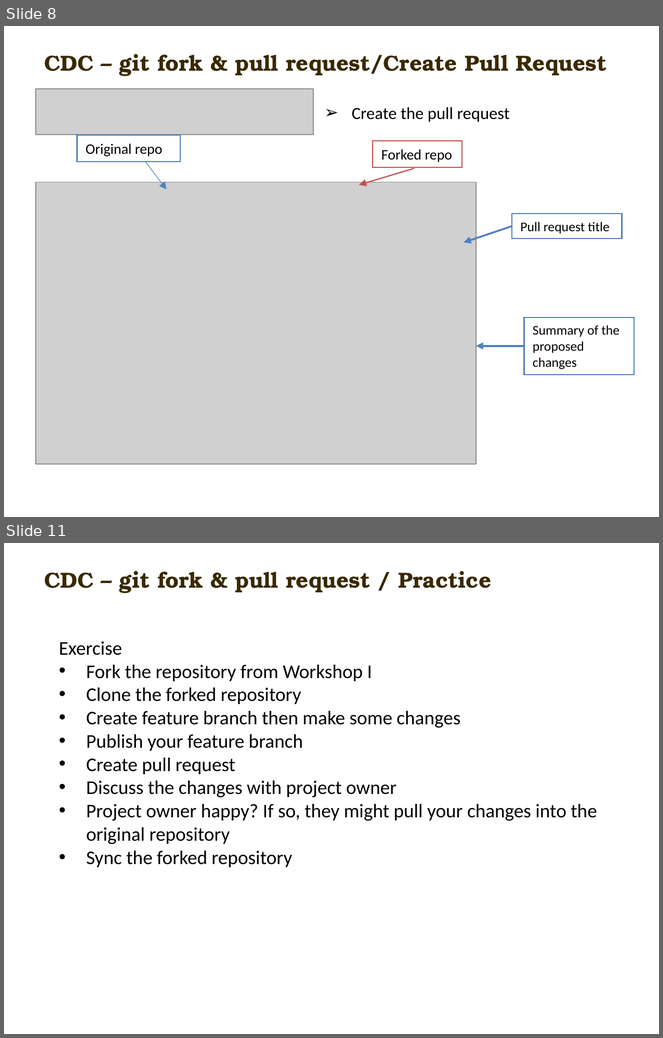
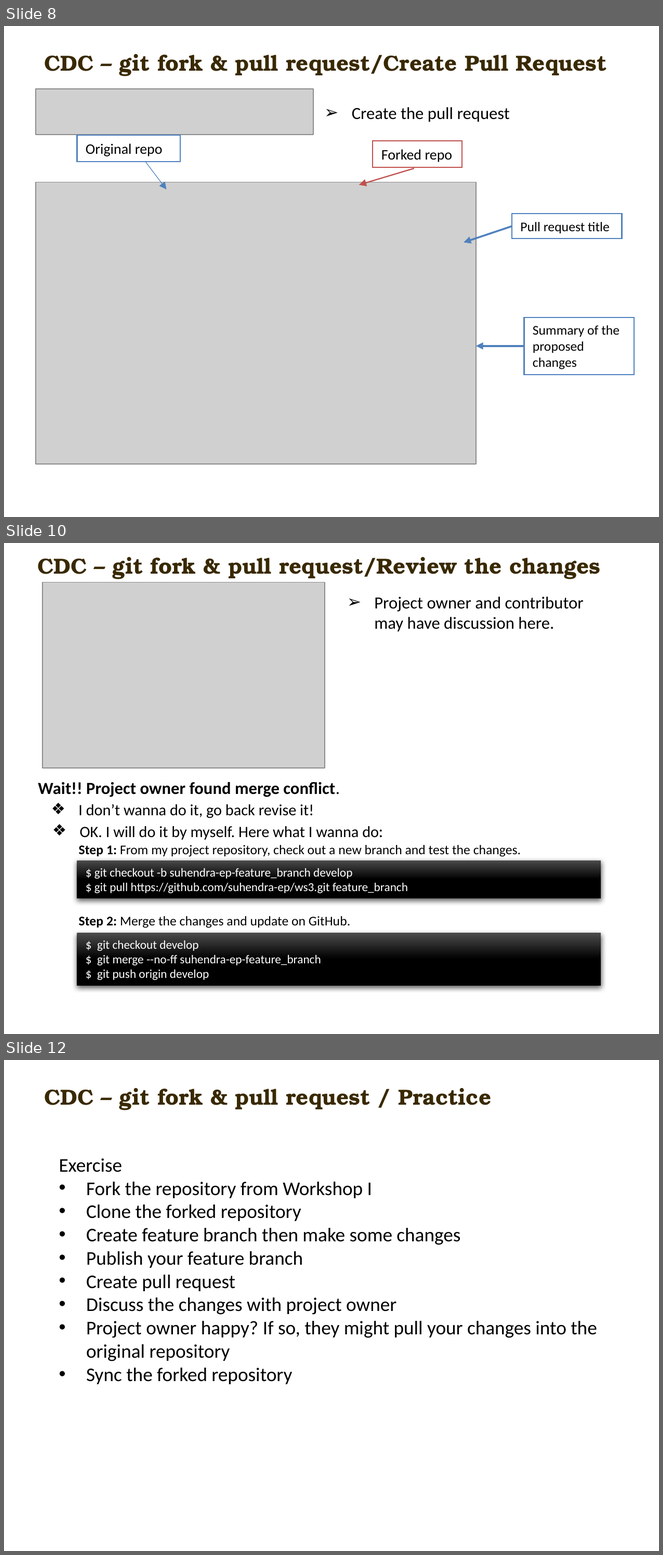
Before and after one commit to carlmitrais/wisdom, a slide deck: cdc_git_ws3.pptx. Shown one above the other, each under a label of ours: slides 8 and 11 before the commit, slides 8, 10 and 12 after it; the slides between them are not shown. The pictures are 663x1038 and 663x1555 pixels, drawn with LibreOffice and Linux fonts; fonts in the diff are those of the drawing; grey boxes stand for pictures; background and template pictures are left out. Boxes give left, top, right and bottom in pixels: in the first picture for what was removed or moved away, otherwise in the second. Text is boxed around its words. In the diff, an @@ line names an element or a change of style, - is before the commit and + after.

```diff
--- a/cdc_git_ws3.pptx
+++ b/cdc_git_ws3.pptx
@@ slide 10 added at (x1=4, y1=543, x2=659, y2=1034), background picture (left out) @@
@@ text added at (x1=37, y1=557, x2=600, y2=579), 18 pt, text #392900, bold @@
+CDC – git fork & pull request/Review the changes
@@ picture added at (x1=42, y1=583, x2=325, y2=768) @@
@@ text added at (x1=374, y1=597, x2=584, y2=632), 14 pt, text #000000 @@
+➢ Project owner and contributor may have discussion here.
@@ text added at (x1=38, y1=782, x2=340, y2=797), 14 pt, text #000000, bold @@
+Wait!! Project owner found merge conflict.
@@ text added at (x1=78, y1=804, x2=314, y2=819), 13 pt, text #000000 @@
+❖ I don’t wanna do it, go back revise it!
@@ text added at (x1=80, y1=826, x2=379, y2=840), 13 pt, text #000000 @@
+❖ OK. I will do it by myself. Here what I wanna do:
@@ text added at (x1=79, y1=845, x2=521, y2=857), 11 pt, text #000000 @@
+Step 1: From my project repository, check out a new branch and test the changes.
@@ rectangle added at (x1=77, y1=860, x2=601, y2=899), fill gradient #4B4B4B to #000000, 10 pt, text #FFFFFF @@
+$ git checkout -b suhendra-ep-feature_branch develop
+$ git pull https://github.com/suhendra-ep/ws3.git feature_branch
@@ text added at (x1=79, y1=916, x2=350, y2=928), 11 pt, text #000000 @@
+Step 2: Merge the changes and update on GitHub.
@@ rectangle added at (x1=77, y1=934, x2=601, y2=987), fill gradient #4B4B4B to #000000, 10 pt, text #FFFFFF @@
+$ git checkout develop
+$ git merge --no-ff suhendra-ep-feature_branch
+$ git push origin develop
@@ what was slide 11 is now slide 12 @@
```
Also in this commit, not shown: 1 slide changed.
